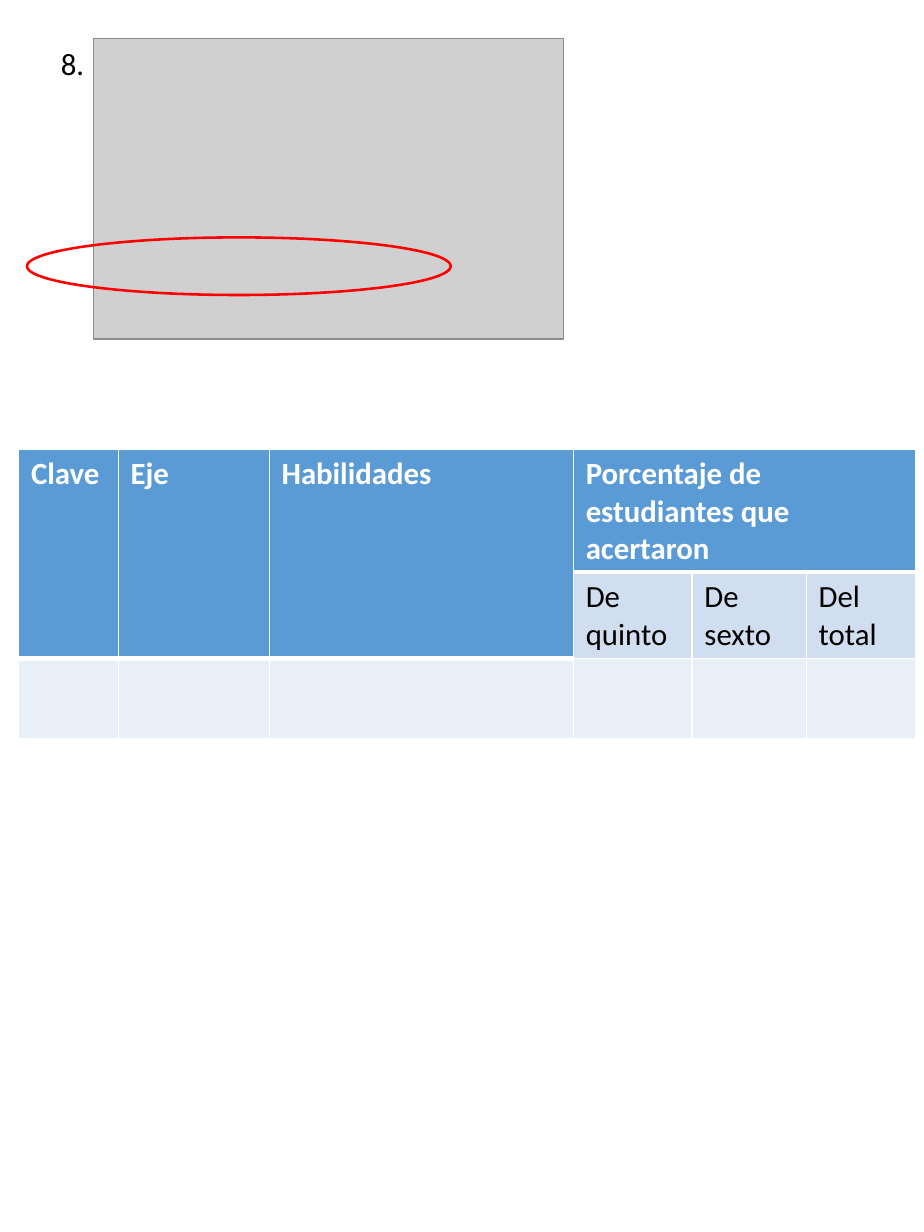
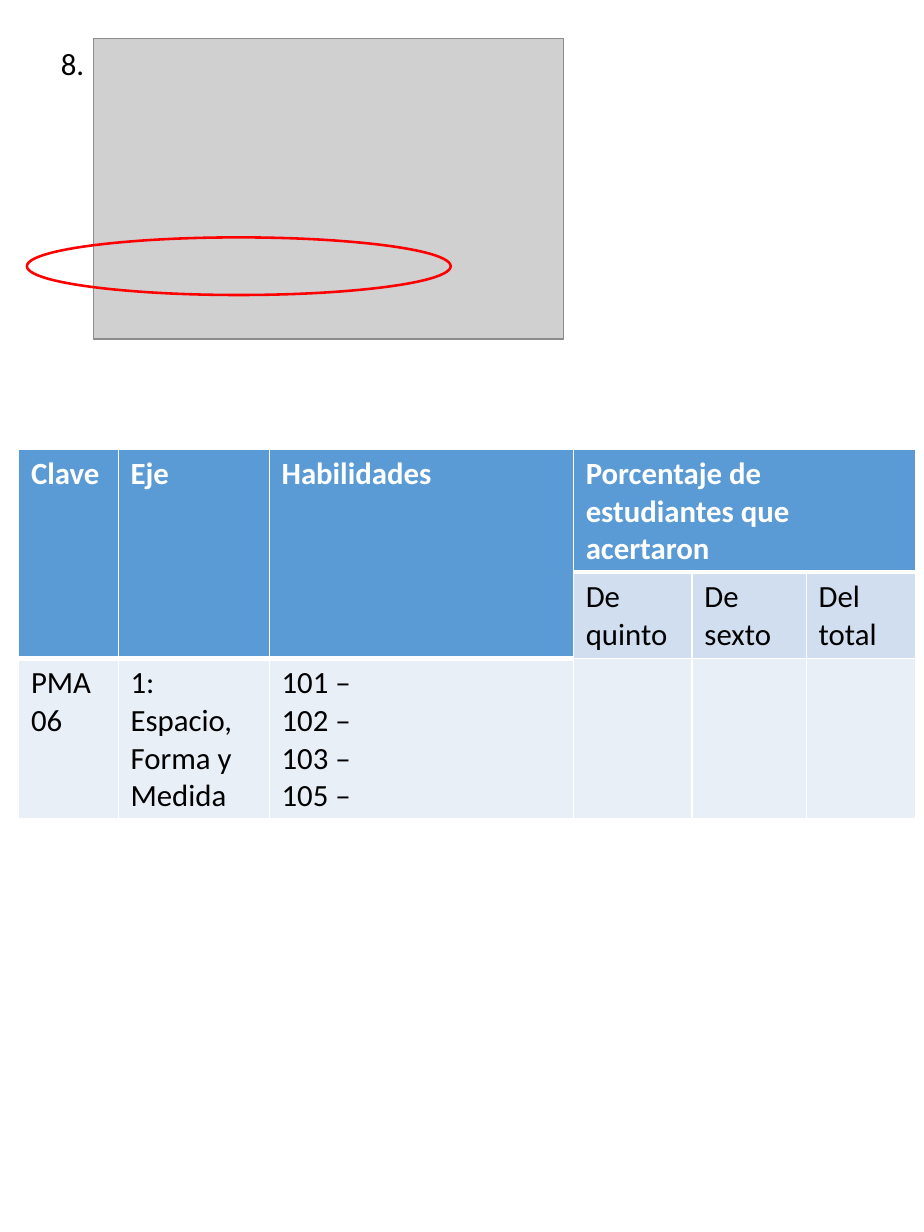
Before and after one commit to Adrifelcha/afchavez-019, a slide deck: slide 11 of Lancaster/Reporte_02_Q-Preliminar/Info_per_Item.pptx. Drawn at 924x1232 pixels with LibreOffice and Linux fonts; fonts in the diff are those of the drawing; grey boxes stand for pictures. Boxes give left, top, right and bottom in pixels: in the first picture for what was removed or moved away, otherwise in the second. Text is boxed around its words. In the diff, an @@ line names an element or a change of style, - is before the commit and + after.

```diff
--- a/Lancaster/Reporte_02_Q-Preliminar/Info_per_Item.pptx
+++ b/Lancaster/Reporte_02_Q-Preliminar/Info_per_Item.pptx
@@ table at (18, 448, 917, 811) @@
-row 3:  |  |  |  |  | 
+row 3: PMA06 | 1: / Espacio, Forma y Medida | 101 – / 102 – / 103 – / 105 – |  |  | 
```
Also in this commit, not shown: 21 other slides changed, 23 slides added, 2 slides removed, 1 other file.
